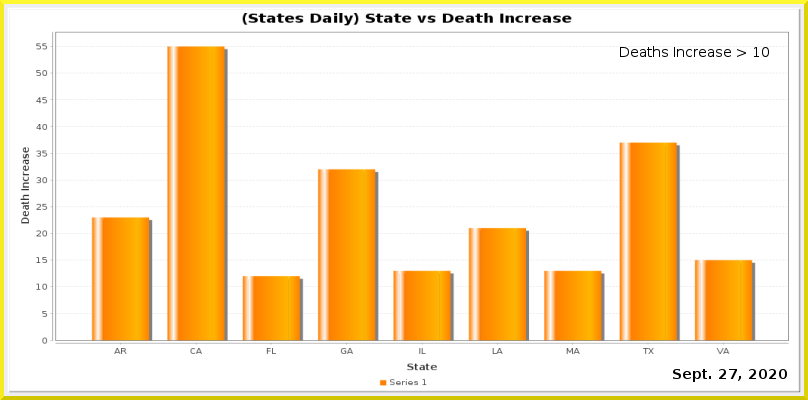
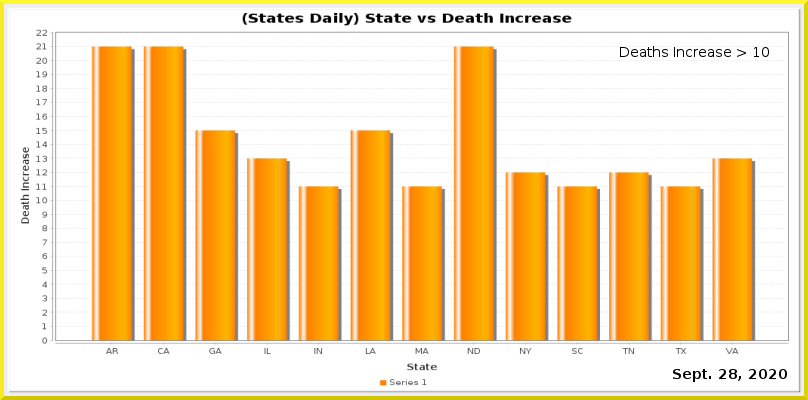
Layers edited between the first and the second 808 × 400 image:
painted on "Current Date" over left=729, top=369, right=737, bottom=379
painted on "Date_vs_TestIncrease.png" over left=36, top=29, right=789, bottom=354
